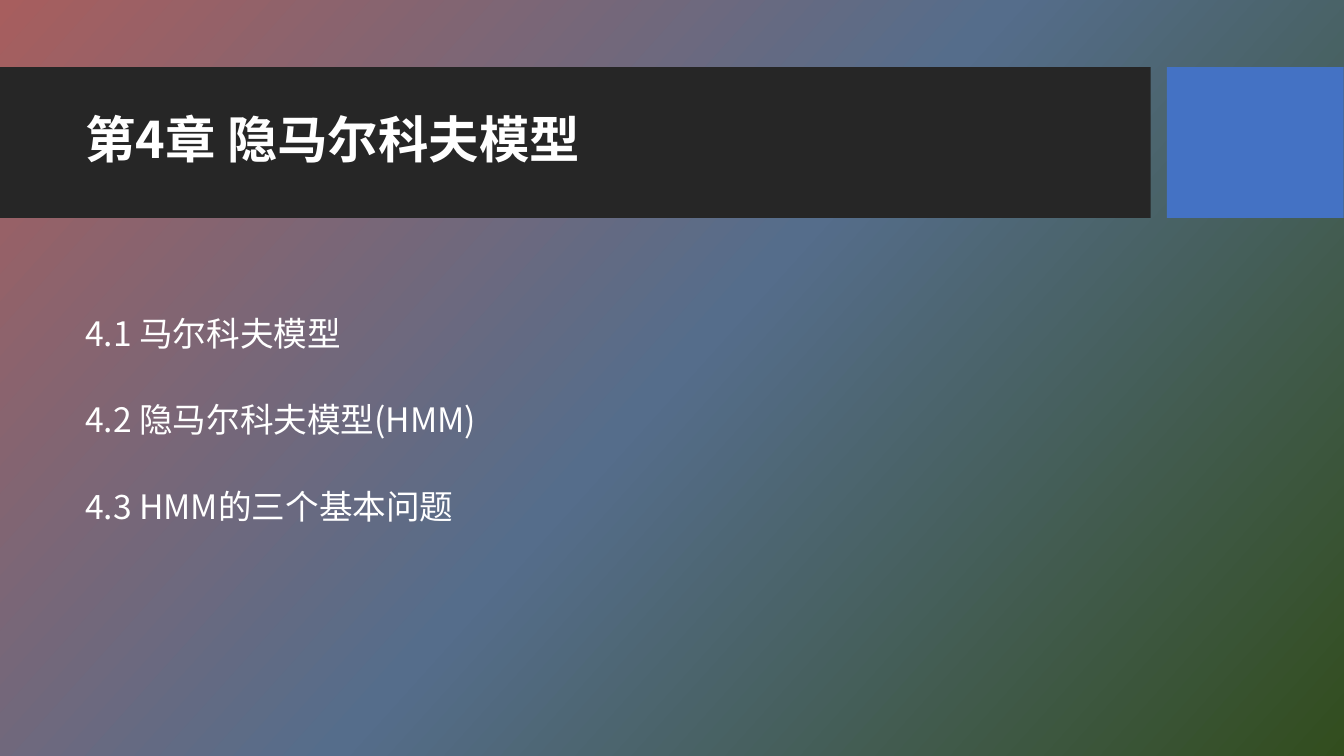
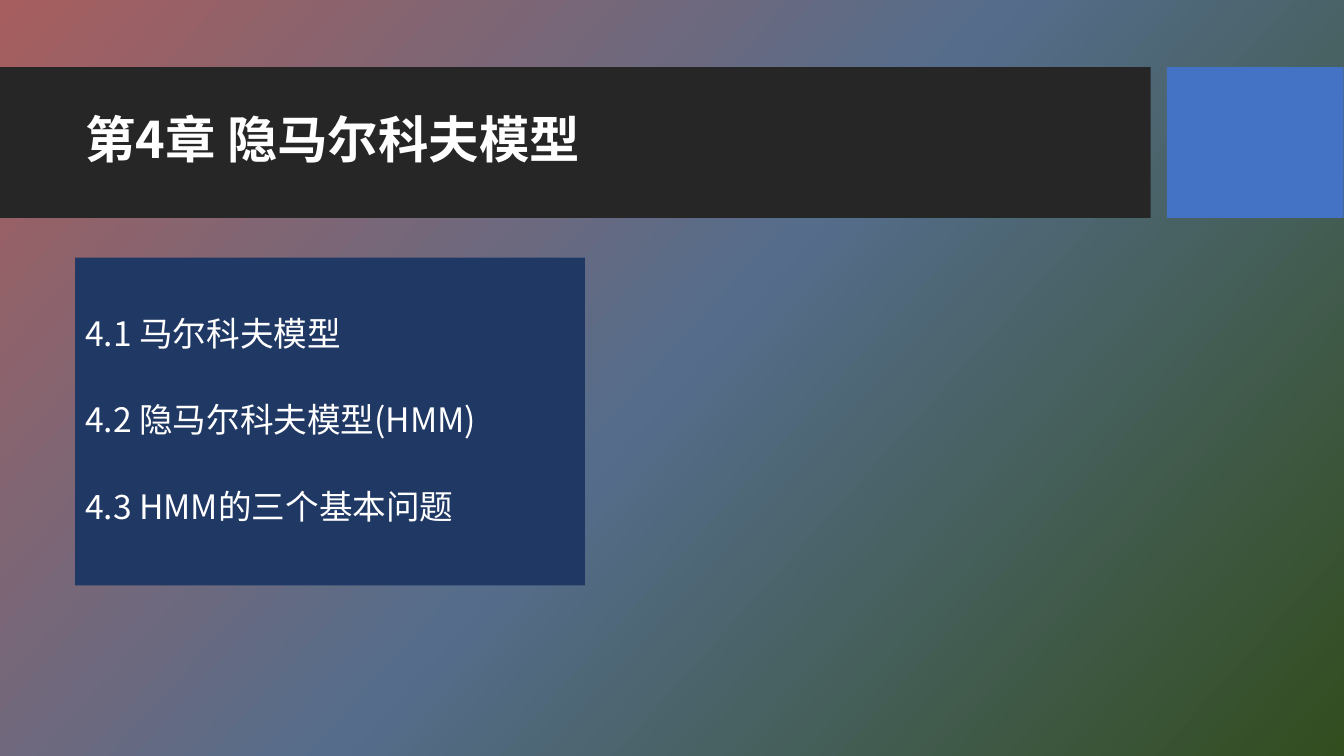
Before and after one commit to HBU/NLP_PPT, a slide deck: slide 2 of PPT-2020/ch04 隐马尔科夫模型.pptx. Drawn at 1344x756 pixels with LibreOffice and Linux fonts; fonts in the diff are those of the drawing; background and template pictures are left out. Boxes give left, top, right and bottom in pixels: in the first picture for what was removed or moved away, otherwise in the second. Text is boxed around its words. In the diff, an @@ line names an element or a change of style, - is before the commit and + after.

```diff
--- a/PPT-2020/ch04 隐马尔科夫模型.pptx
+++ b/PPT-2020/ch04 隐马尔科夫模型.pptx
@@ text "4.1 马尔科夫模型": place and size @@
-text "4.1 马尔科夫模型" at [85, 318, 476, 522]
+text "4.1 马尔科夫模型" at [75, 258, 585, 586]
@@ text "4.1 马尔科夫模型" at [75, 258, 585, 586]: fill none to #203864 @@
```
Also in this commit, not shown: 3 other slides changed, 1 slide added, 1 slide removed, 2 other files.
